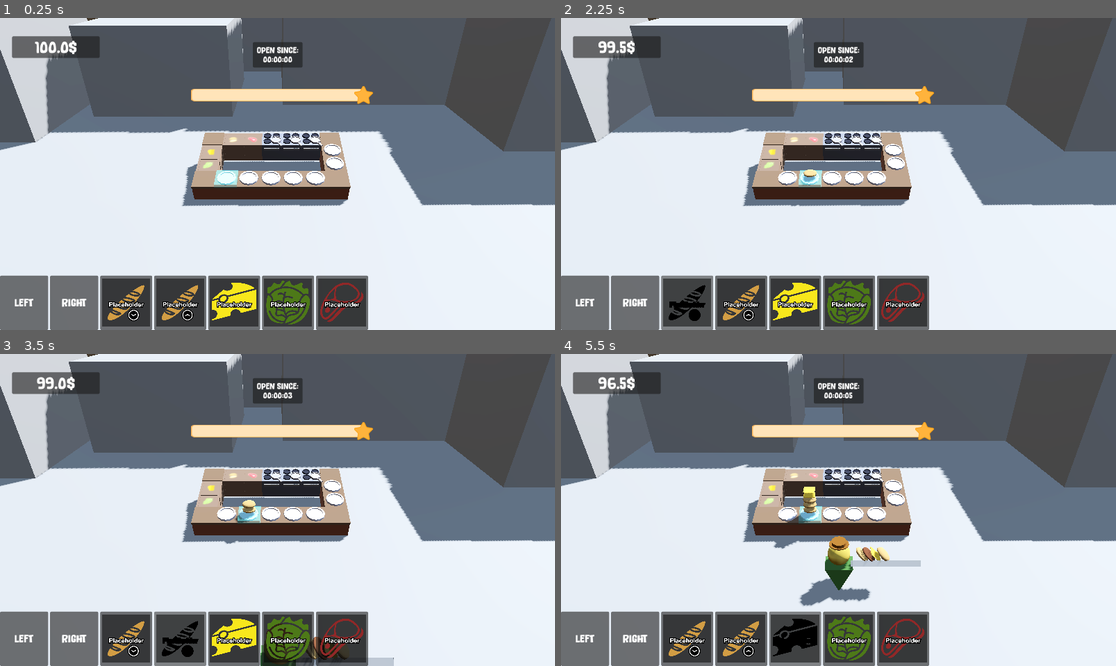
Above: before the commit, frames 1-4 (two rows, left to right).
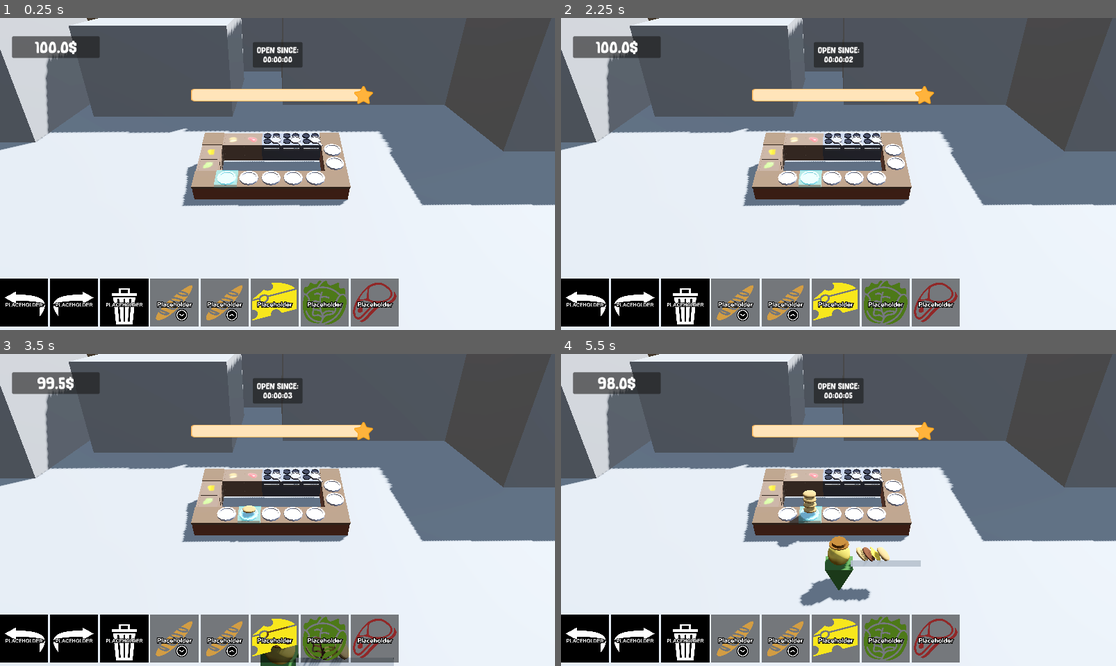
Above: after the commit, the same moments.

Repository: thewasmans/2026-game-jam-burger-truck
Game: Godot game, scene res://scenes/main.tscn
Two runs of this game, one before a commit and one after it. Both use one fixed random seed, a clock stepped at 60 frames per second and the inputs below.
Inputs (mouse positions are in pixels of both pictures, inside the frame that each line leads up to):
- Up to frame 1 (0.25 s): no input
- Up to frame 2 (2.25 s): click (583, 301) at 0.5 s; click (633, 301) at 1.25 s; click (688, 301) at 2.02 s
- Up to frame 3 (3.5 s): click (177, 637) at 2.77 s
- Up to frame 4 (5.5 s): click (733, 637) at 3.52 s; click (794, 637) at 4.27 s; click (783, 637) at 5.02 s

The runs differ from the first frame. In frame 1, 12% of the frame differs, in the area x 0-72%, y 82-100%; in frame 2, 12%; in frame 3, 12%; in frame 4, 12%, in the area x 0-72%, y 7-100%.

Commit message:
Add icons and trash system

Diff:
--- a/contents/prefabs/ui/game_ui.tscn
+++ b/contents/prefabs/ui/game_ui.tscn
@@ -4,9 +4,24 @@
 [ext_resource type="Theme" uid="uid://bfmopjudgwf0u" path="res://contents/ui/in_game_theme.tres" id="1_ajtxk"]
 [ext_resource type="Script" uid="uid://dxgp27gfp76am" path="res://scripts/ui/score_timer_ui.gd" id="2_ajtxk"]
 [ext_resource type="Theme" uid="uid://cvnnsdpuxjgqj" path="res://contents/ui/ingredients_theme.tres" id="3_uuvj8"]
+[ext_resource type="Texture2D" uid="uid://dw8hm6hguqk20" path="res://contents/ui/assets/left_arrow.png" id="5_nkv2q"]
 [ext_resource type="PackedScene" uid="uid://b8q3ynq5ni8tq" path="res://contents/prefabs/ui/buy_menu_ui.tscn" id="5_ytt4t"]
+[ext_resource type="Texture2D" uid="uid://c5vhv8j1pq7ok" path="res://contents/ui/assets/right_arrow.png" id="6_ckmay"]
+[ext_resource type="Texture2D" uid="uid://bbtfkx7mh5t6o" path="res://contents/ui/assets/trash.png" id="7_ckmay"]
 
-[node name="GameUI" type="Control" unique_id=149232493 node_paths=PackedStringArray("reputation_slider", "container_buttons_ingredients", "money_label", "button_left", "button_right")]
+[sub_resource type="StyleBoxFlat" id="StyleBoxFlat_3sry6"]
+bg_color = Color(0.6, 0.6, 0.6, 0)
+
+[sub_resource type="StyleBoxFlat" id="StyleBoxFlat_cdxd4"]
+bg_color = Color(0.6, 0.6, 0.6, 0)
+
+[sub_resource type="StyleBoxFlat" id="StyleBoxFlat_13grj"]
+bg_color = Color(0.6, 0.6, 0.6, 0)
+
+[sub_resource type="StyleBoxFlat" id="StyleBoxFlat_ckmay"]
+bg_color = Color(0.6, 0.6, 0.6, 0)
+
+[node name="GameUI" type="Control" unique_id=149232493 node_paths=PackedStringArray("reputation_slider", "container_buttons_ingredients", "money_label", "button_left", "button_right", "button_delete")]
 layout_mode = 3
 anchors_preset = 15
 anchor_right = 1.0
@@ -21,6 +36,7 @@
 theme_ingredients = ExtResource("3_uuvj8")
 button_left = NodePath("HBoxIngredientsButtons/ButtonLeft")
 button_right = NodePath("HBoxIngredientsButtons/ButtonRight")
+button_delete = NodePath("HBoxIngredientsButtons/ButtonDelete")
 
 [node name="Panel" type="Panel" parent="." unique_id=1249262908]
 layout_mode = 1
@@ -81,12 +97,25 @@
 [node name="ButtonLeft" type="Button" parent="HBoxIngredientsButtons" unique_id=1872290763]
 custom_minimum_size = Vector2(100, 100)
 layout_mode = 2
-text = "LEFT"
+theme = ExtResource("3_uuvj8")
+theme_override_styles/normal = SubResource("StyleBoxFlat_3sry6")
+theme_override_styles/hover = SubResource("StyleBoxFlat_cdxd4")
+icon = ExtResource("5_nkv2q")
 
 [node name="ButtonRight" type="Button" parent="HBoxIngredientsButtons" unique_id=344388307]
 custom_minimum_size = Vector2(100, 100)
 layout_mode = 2
-text = "RIGHT"
+theme = ExtResource("3_uuvj8")
+theme_override_styles/normal = SubResource("StyleBoxFlat_13grj")
+theme_override_styles/hover = SubResource("StyleBoxFlat_cdxd4")
+icon = ExtResource("6_ckmay")
+
+[node name="ButtonDelete" type="Button" parent="HBoxIngredientsButtons" unique_id=173277496]
+layout_mode = 2
+theme = ExtResource("3_uuvj8")
+theme_override_styles/normal = SubResource("StyleBoxFlat_ckmay")
+theme_override_styles/hover = SubResource("StyleBoxFlat_cdxd4")
+icon = ExtResource("7_ckmay")
 
 [node name="Money" parent="." unique_id=1829518468 instance=ExtResource("5_ytt4t")]
 layout_mode = 1
--- a/contents/ui/ingredients_theme.tres
+++ b/contents/ui/ingredients_theme.tres
@@ -1,6 +1,23 @@
 [gd_resource type="Theme" format=3 uid="uid://cvnnsdpuxjgqj"]
+
+[ext_resource type="StyleBox" uid="uid://b8rcmj8xwjxcr" path="res://contents/ui/style_box_flat_alpha.tres" id="1_33i5m"]
 
 [resource]
 Button/colors/font_color = Color(0.875, 0.875, 0.875, 1)
+Button/colors/font_disabled_color = Color(0.875, 0.875, 0.875, 0.5)
+Button/colors/font_focus_color = Color(0.95, 0.95, 0.95, 1)
+Button/colors/font_hover_color = Color(0.95, 0.95, 0.95, 1)
+Button/colors/font_hover_pressed_color = Color(1, 1, 1, 1)
+Button/colors/font_outline_color = Color(0.9924255, 0.9924254, 0.9924254, 1)
+Button/colors/font_pressed_color = Color(1, 1, 1, 1)
+Button/colors/icon_disabled_color = Color(1, 1, 1, 0.4)
+Button/colors/icon_focus_color = Color(1, 1, 1, 1)
+Button/colors/icon_hover_color = Color(1, 1, 1, 1)
+Button/colors/icon_hover_pressed_color = Color(1, 1, 1, 1)
 Button/colors/icon_normal_color = Color(1, 1, 1, 1)
+Button/colors/icon_pressed_color = Color(1, 1, 1, 1)
 Button/constants/icon_max_width = 100
+Button/styles/hover = ExtResource("1_33i5m")
+Button/styles/hover_pressed = ExtResource("1_33i5m")
+Button/styles/normal = ExtResource("1_33i5m")
+Button/styles/pressed = ExtResource("1_33i5m")
--- /dev/null
+++ b/contents/ui/style_box_flat_alpha.tres
@@ -0,0 +1,4 @@
+[gd_resource type="StyleBoxFlat" format=3 uid="uid://b8rcmj8xwjxcr"]
+
+[resource]
+bg_color = Color(0.6, 0.6, 0.6, 0)
--- a/scripts/main.gd
+++ b/scripts/main.gd
@@ -45,6 +45,7 @@
 	snack_truck.reputation_changed.connect(game_ui.on_reputation_changed)
 	game_ui.init_buttons_ingredients(ingredients_data)
 	game_ui.select_plate_changed.connect(plate_selected_changed)
+	game_ui.deleted_current_plate.connect(flush_current_plate)
 	for button in game_ui.ingredients_buttons:
 		var ingredient:Ingredient = button.get_meta("ingredient")
 		button.pressed.connect(add_ingredient_on_plate.bind(ingredient))
@@ -53,6 +54,9 @@
 	_money = default_amount_money
 	game_ui.set_money_value(default_amount_money)
 	plate_selected_changed(0)
+
+func flush_current_plate():
+	current_plate.clear()
 
 func on_child_entered_tree(node: Node) -> void:
 	if node is HungryClient:
--- a/scripts/ui/game_ui.gd
+++ b/scripts/ui/game_ui.gd
@@ -3,6 +3,7 @@
 class_name GameUI
 
 signal select_plate_changed(side:int)
+signal deleted_current_plate
 
 @export var reputation_slider: HSlider
 @export var container_buttons_ingredients:Container
@@ -10,12 +11,14 @@
 @export var theme_ingredients:Theme
 @export var button_left:Button
 @export var button_right:Button
+@export var button_delete:Button
 var ingredients_buttons:Array[Button]
 
 func _ready() -> void:
 	money_label.text = "0 $"
 	button_left.pressed.connect(select_plate.bind(-1))
 	button_right.pressed.connect(select_plate.bind(1))
+	button_delete.pressed.connect(func(): deleted_current_plate.emit())
 
 func init_buttons_ingredients(ingredients:Array[Ingredient]):
 	for ingredient in ingredients:
Binary file added: contents/ui/assets/left_arrow.png
Not shown, added: contents/ui/assets/left_arrow.png.import
Binary file added: contents/ui/assets/right_arrow.png
Not shown, added: contents/ui/assets/right_arrow.png.import
Binary file added: contents/ui/assets/trash.png
Not shown, added: contents/ui/assets/trash.png.import
